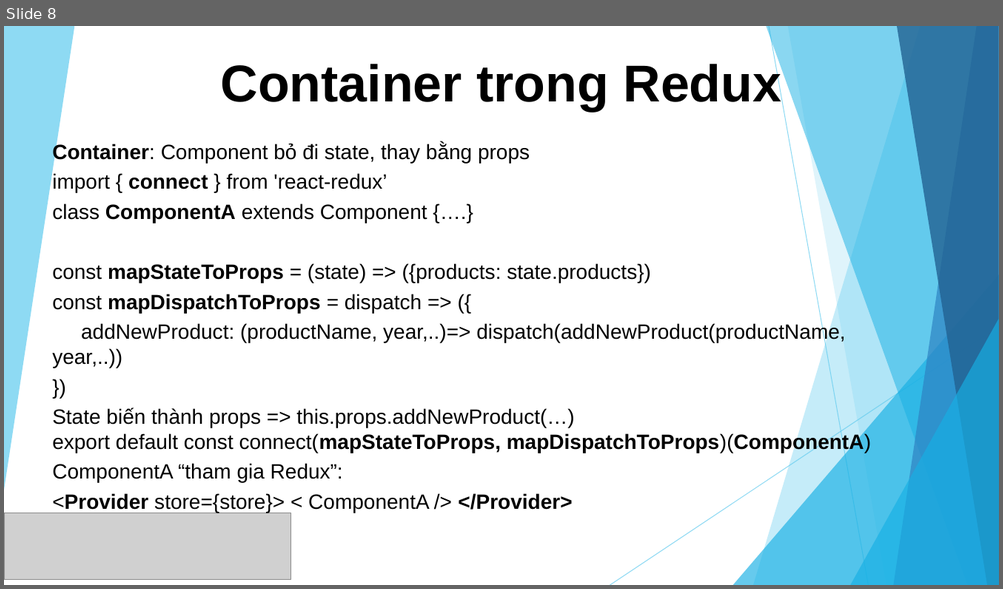
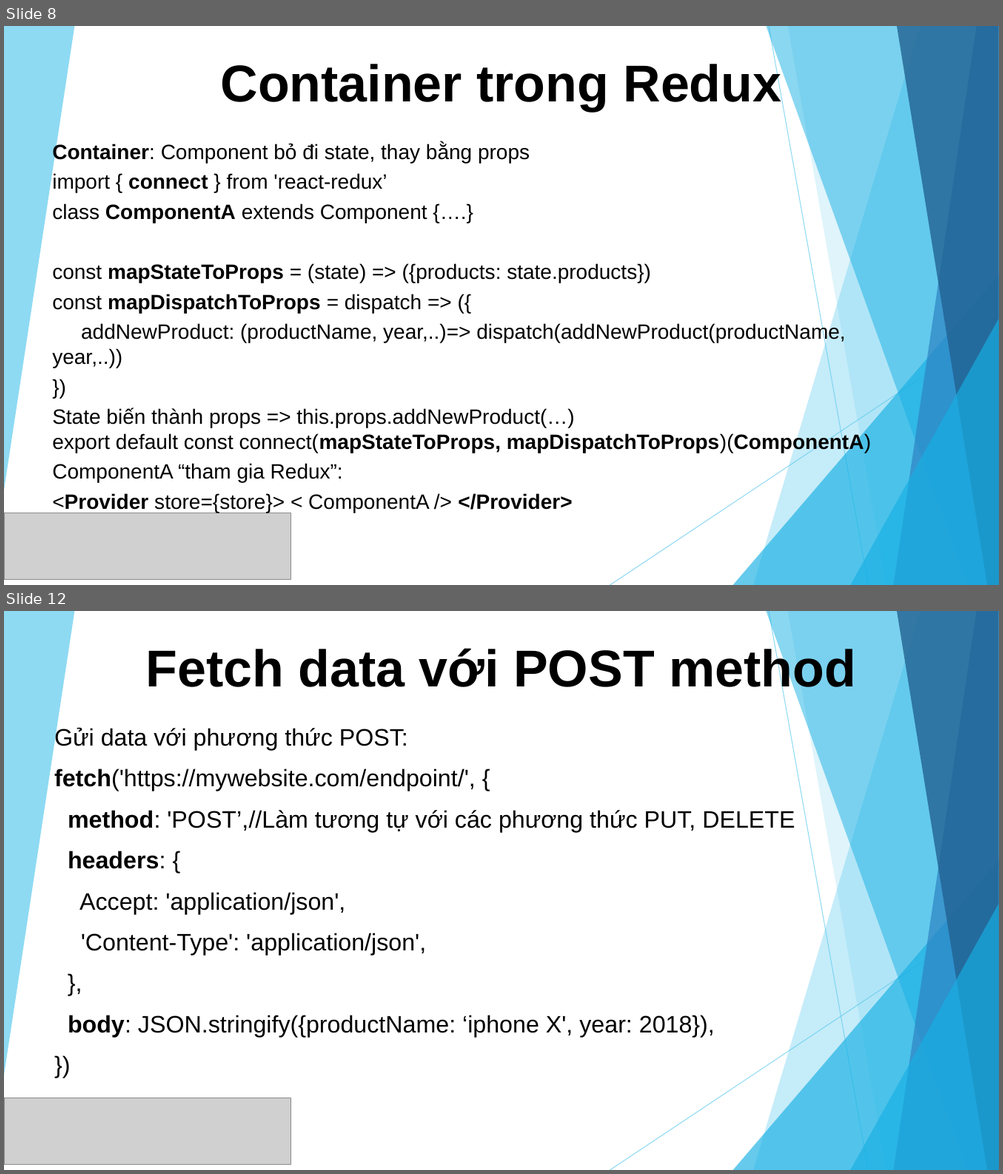
Before and after one commit to sunlight3d/CecomtechReactJST03-2019, a slide deck: Phần 5-Quản lý State với Redux.pptx. Shown one above the other, each under a label of ours: slide 8 before the commit, slides 8 and 12 after it; the slides between them are not shown. The pictures are 1003x589 and 1003x1174 pixels, drawn with LibreOffice and Linux fonts; fonts in the diff are those of the drawing; grey boxes stand for pictures. Boxes give left, top, right and bottom in pixels: in the first picture for what was removed or moved away, otherwise in the second. Text is boxed around its words. In the diff, an @@ line names an element or a change of style, - is before the commit and + after.

```diff
--- a/Phần 5-Quản lý State với Redux.pptx
+++ b/Phần 5-Quản lý State với Redux.pptx
@@ slide 12 added at (4, 611, 999, 1170), background #FFFFFF; not listed: 10 template elements that a slide beside it also shows @@
@@ title added at (146, 645, 856, 696), 50 pt, text #000000, bold @@
+Fetch data với POST method
@@ subtitle added at (54, 726, 794, 1037), 23 pt, text #000000 @@
+Gửi data với phương thức POST:
+fetch('https://mywebsite.com/endpoint/', {
+method: 'POST’,//Làm tương tự với các phương thức PUT, DELETE
+headers: {
+Accept: 'application/json',
+'Content-Type': 'application/json',
+},
+body: JSON.stringify({productName: ‘iphone X', year: 2018}),
+})
@@ picture added at (4, 1099, 291, 1165) @@
```
Also in this commit, not shown: 1 slide changed, 4 other slides added, 6 other files.
